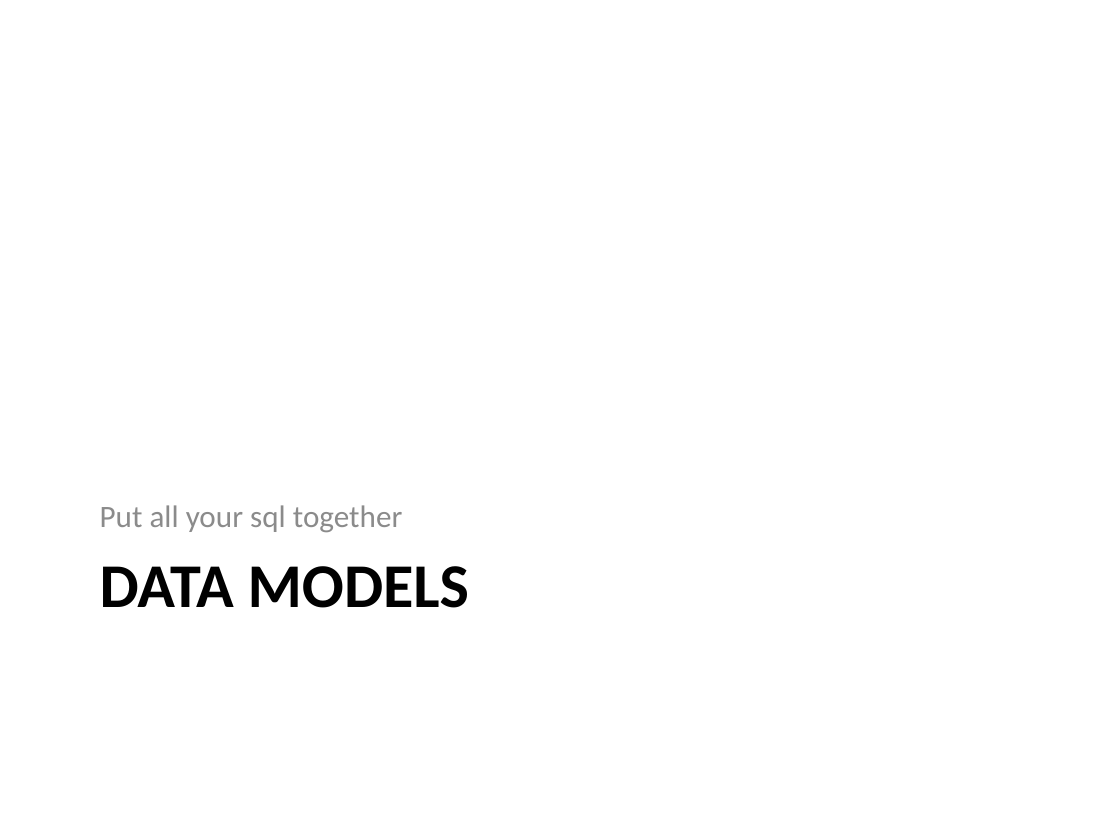
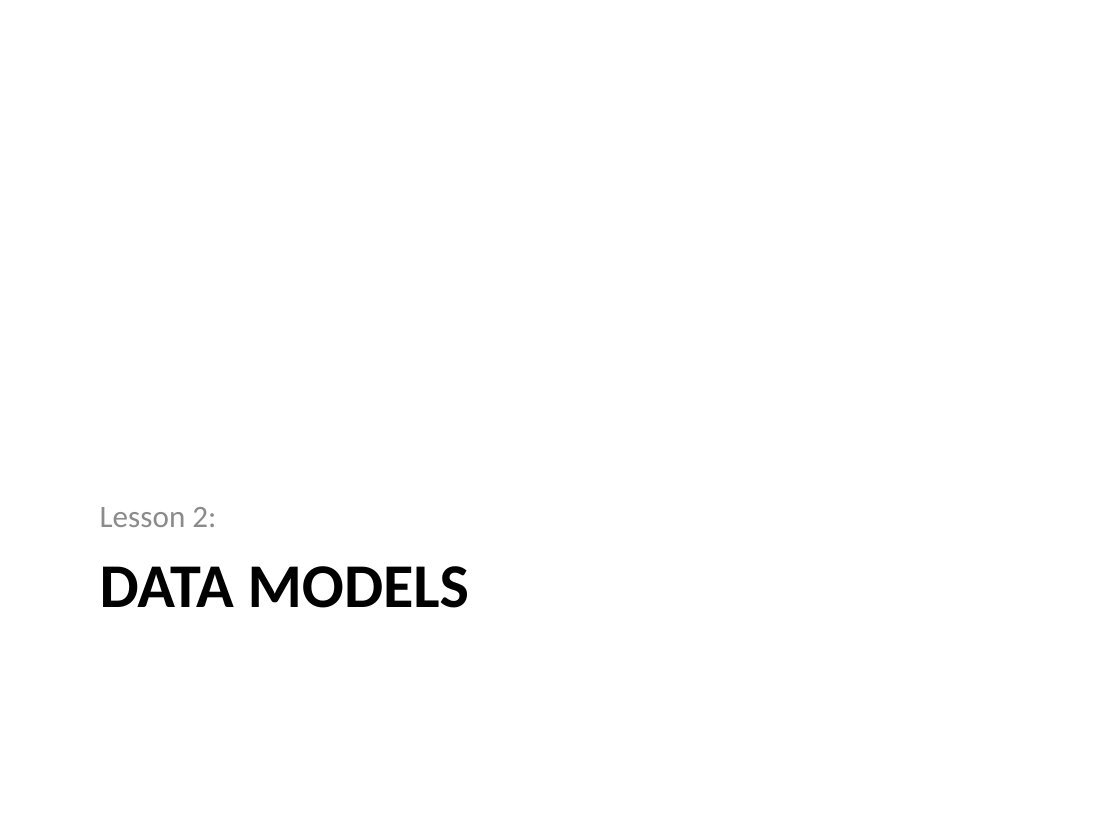
Before and after one commit to PHPEmbark/curriculum, a slide deck: slide 12 of course/4 - Organization and Projects/Organization and Projects.pptx (slide 6 before the commit). Drawn at 1120x840 pixels with LibreOffice and Linux fonts; fonts in the diff are those of the drawing. Boxes give left, top, right and bottom in pixels: in the first picture for what was removed or moved away, otherwise in the second. Text is boxed around its words. In the diff, an @@ line names an element or a change of style, - is before the commit and + after.

```diff
--- a/course/4 - Organization and Projects/Organization and Projects.pptx
+++ b/course/4 - Organization and Projects/Organization and Projects.pptx
@@ text at box(100, 507, 216, 527): text changed @@
-Put all your sql together
+Lesson 2:
```
Also in this commit, not shown: 6 other slides changed, 9 slides added.
